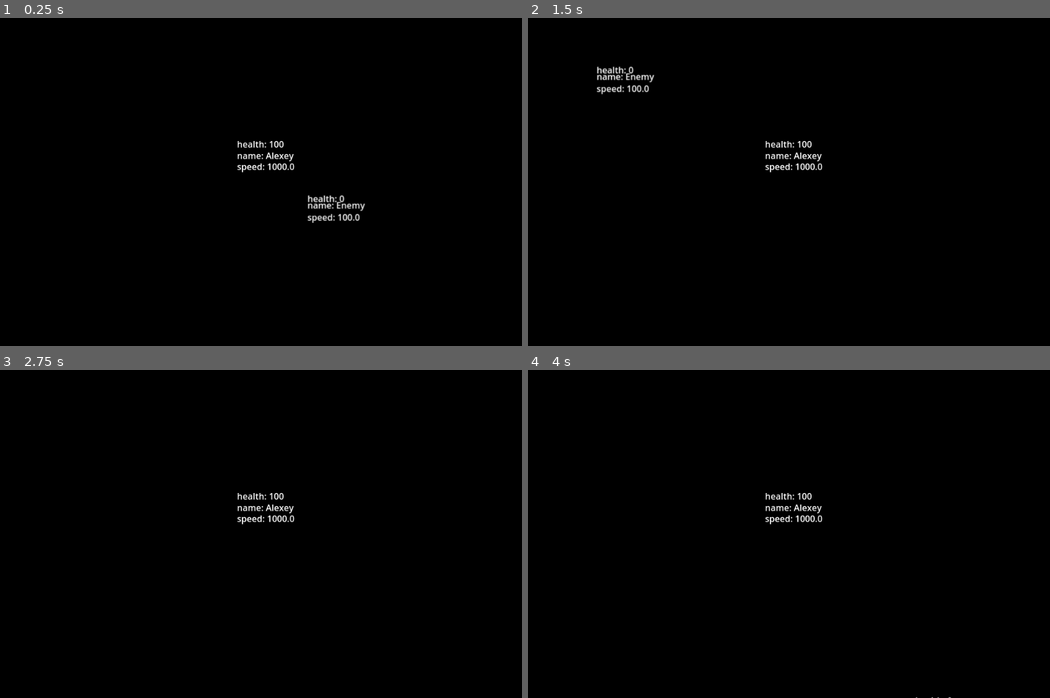
Above: before the commit, frames 1-4 (two rows, left to right).
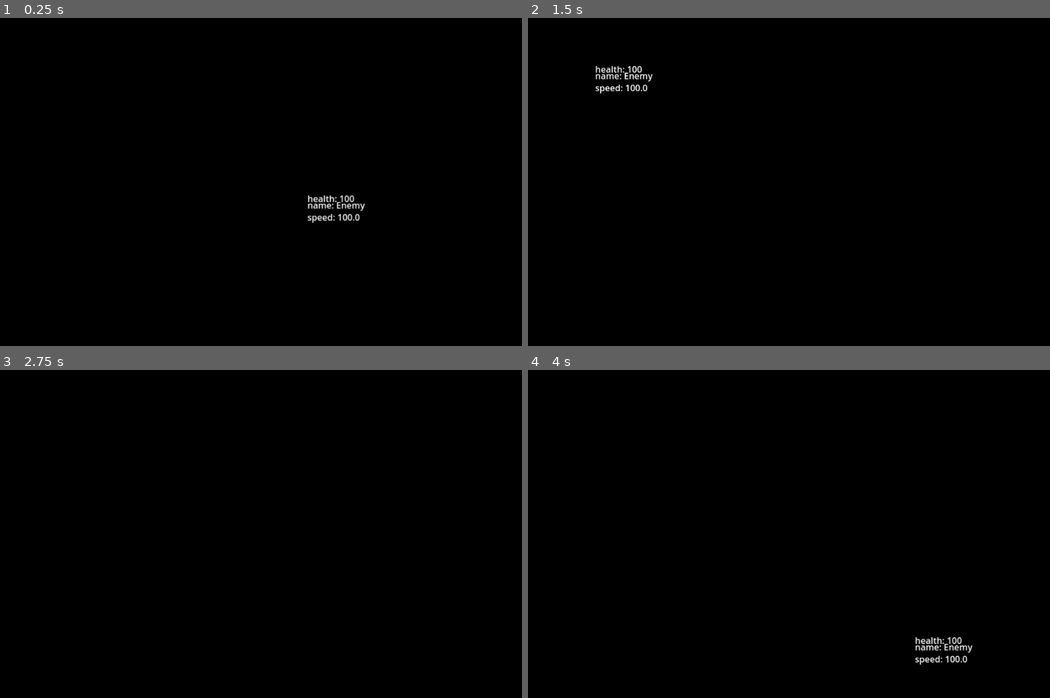
Above: after the commit, the same moments.

Repository: xxxxx-community/TheAihopGG-godot-wild-jam-80
Game: Godot game, scene res://scenes/objects/world/world.tscn
Two runs of this game, one before a commit and one after it. Both use one fixed random seed, a clock stepped at 60 frames per second and the inputs below.
Inputs (mouse positions are in pixels of both pictures, inside the frame that each line leads up to):
- Up to frame 1 (0.25 s): no input
- Up to frame 2 (1.5 s): tap Enter (ui_accept) at 0.5, 0.77, 1.07 s; move the mouse to (898, 165) at 0.52 s; hold D (move_right) 0.53-1.28 s; tap 1 (select_weapon_1, bound only after the commit) at 0.6 s; tap 2 (select_weapon_2, bound only after the commit) at 0.8, 1.35 s; move the mouse to (668, 198) at 1.27 s; hold Down (move_down) from 1.28 s (still down)
- Up to frame 3 (2.75 s): tap Enter (ui_accept) at 1.52, 1.82, 2 s; tap 3 (select_weapon_3, bound only after the commit) at 1.55, 2.1 s; move the mouse to (302, 461) at 2.02 s; release Down (move_down) at 2.03 s; hold D (move_right) from 2.03 s (still down); click (302, 461) at 2.3 s
- Up to frame 4 (4 s): tap Enter (ui_accept) at 2.75, 3.02, 3.05, 3.32, 3.6, 3.77 s; move the mouse to (747, 599) at 2.77 s; release D (move_right) at 2.78 s; hold Up (move_up) 2.78-3.53 s; click (747, 599) at 2.85 s; move the mouse to (940, 583) at 3.52 s; hold A (move_left) from 3.53 s (still down); tap 1 (select_weapon_1, bound only after the commit) at 3.8 s

The runs differ from the first frame. In frame 1, 0.4% of the frame differs, in the area x 45-68%, y 37-57%; in frame 2, 0.9%, in the area x 12-57%, y 14-48%; in frame 3, 0.4%; in frame 4, 0.8%.

Commit message:
feat: laser_bullet, bullet, player_bullet, PlayerWeapon, LaserWeapon, fixed many bugs

Diff:
--- a/project.godot
+++ b/project.godot
@@ -60,6 +60,26 @@
 , Object(InputEventKey,"resource_local_to_scene":false,"resource_name":"","device":-1,"window_id":0,"alt_pressed":false …(182 unchanged characters)…
 ]
 }
+select_weapon_1={
+"deadzone": 0.2,
+"events": [Object(InputEventKey,"resource_local_to_scene":false,"resource_name":"","device":-1,"window_id":0,"alt_pressed":false,"shift_pressed":false,"ctrl_pressed":false,"meta_pressed":false,"pressed":false,"keycode":0,"physical_keycode":49,"key_label":0,"unicode":49,"location":0,"echo":false,"script":null)
+]
+}
+shoot={
+"deadzone": 0.2,
+"events": [Object(InputEventMouseButton,"resource_local_to_scene":false,"resource_name":"","device":-1,"window_id":0,"alt_pressed":false,"shift_pressed":false,"ctrl_pressed":false,"meta_pressed":false,"button_mask":1,"position":Vector2(125, 18),"global_position":Vector2(134, 66),"factor":1.0,"button_index":1,"canceled":false,"pressed":true,"double_click":false,"script":null)
+]
+}
+select_weapon_2={
+"deadzone": 0.2,
+"events": [Object(InputEventKey,"resource_local_to_scene":false,"resource_name":"","device":-1,"window_id":0,"alt_pressed":false,"shift_pressed":false,"ctrl_pressed":false,"meta_pressed":false,"pressed":false,"keycode":0,"physical_keycode":50,"key_label":0,"unicode":50,"location":0,"echo":false,"script":null)
+]
+}
+select_weapon_3={
+"deadzone": 0.2,
+"events": [Object(InputEventKey,"resource_local_to_scene":false,"resource_name":"","device":-1,"window_id":0,"alt_pressed":false,"shift_pressed":false,"ctrl_pressed":false,"meta_pressed":false,"pressed":false,"keycode":0,"physical_keycode":51,"key_label":0,"unicode":51,"location":0,"echo":false,"script":null)
+]
+}
 
 [rendering]
 
--- a/scenes/characters/character/character.gd
+++ b/scenes/characters/character/character.gd
@@ -13,7 +13,12 @@
 @export_category("Movement")
 @export var speed: float
 @export var default_move_direction: Vector2 = Vector2.ZERO
-@export var movement_is_enabled: bool = true
+@export var movement_is_enabled: bool = true:
+	set(value):
+		if not value:
+			move_direction = Vector2.ZERO
+			velocity = Vector2.ZERO
+		movement_is_enabled = value
 @export var attack_is_enabled: bool = true
 @export_category("Health")
 @export var health: int
--- a/scenes/characters/player/player.gd
+++ b/scenes/characters/player/player.gd
@@ -1,10 +1,18 @@
 extends Character
 class_name Player
 
-@export var bullet: PackedScene
+@export var weapons: Array[Weapon]
+@export var default_weapon_index: int
+
+var total_weapon_index: int = default_weapon_index:
+	set(value):
+		if weapons:
+			if value < len(weapons):
+				total_weapon_index = value
+			else:
+				total_weapon_index = len(weapons) - 1
 
 func _ready():
-	assert(bullet)
 	GlobalVars.player = self
 	health_component.health = health
 	health_component.max_health = max_health
@@ -16,14 +24,15 @@
 	speed_label.visible = show_speed_label
 
 func _process(delta: float) -> void:
+	print(total_weapon_index)
 	move_direction = Input.get_vector("move_left", "move_right", "move_up", "move_down")
-	if Input.is_action_just_pressed("ui_accept"):
-		shoot()
+	if Input.is_action_just_pressed("shoot"):
+		if weapons:
+			weapons[total_weapon_index]._shoot(get_global_mouse_position(), ["enemy"])
+	if Input.is_action_just_pressed("select_weapon_1"):
+		total_weapon_index = 0
+	if Input.is_action_just_pressed("select_weapon_2"):
+		total_weapon_index = 1
+	if Input.is_action_just_pressed("select_weapon_3"):
+		total_weapon_index = 2
 	super._process(delta)
-
-func shoot():
-	print("Spawned")
-	var bullet_instance: Bullet = bullet.instantiate()
-	bullet_instance.target_groups = ["enemy"]
-	bullet_instance.target_global_position = get_global_mouse_position()
-	add_child(bullet_instance)
--- a/scenes/characters/player/player.tscn
+++ b/scenes/characters/player/player.tscn
@@ -1,14 +1,17 @@
-[gd_scene load_steps=5 format=3 uid="uid://dy3tbnu1cbd80"]
+[gd_scene load_steps=7 format=3 uid="uid://dy3tbnu1cbd80"]
 
 [ext_resource type="PackedScene" uid="uid://eef514p0jwil" path="res://scenes/characters/character/character.tscn" id="1_7uws0"]
 [ext_resource type="Script" uid="uid://c1fopkrigjctb" path="res://scenes/characters/player/player.gd" id="2_t61fv"]
-[ext_resource type="PackedScene" uid="uid://cxecsqpalmkf4" path="res://scenes/objects/bullets/bullet/bullet.tscn" id="3_686vu"]
+[ext_resource type="PackedScene" uid="uid://c2iuod4ue6usr" path="res://scenes/objects/weapons/player_weapon/player_weapon.tscn" id="3_686vu"]
+[ext_resource type="PackedScene" uid="uid://dfpmbkksexyf7" path="res://scenes/objects/weapons/laser_weapon/laser_weapon.tscn" id="4_hss88"]
+[ext_resource type="PackedScene" uid="uid://bwhhyf1kj0p2b" path="res://scenes/objects/bullets/laser_bullet/laser_bullet.tscn" id="5_qd3e3"]
 
 [sub_resource type="CircleShape2D" id="CircleShape2D_686vu"]
 
-[node name="Player" groups=["player"] instance=ExtResource("1_7uws0")]
+[node name="Player" node_paths=PackedStringArray("weapons") groups=["player"] instance=ExtResource("1_7uws0")]
 script = ExtResource("2_t61fv")
-bullet = ExtResource("3_686vu")
+weapons = [NodePath("Weapons/PlayerWeapon"), NodePath("Weapons/LaserWeapon")]
+default_weapon_index = 0
 character_name = "Alexey"
 speed = 100.0
 health = 100
@@ -40,3 +43,13 @@
 offset_top = -60.0
 offset_right = 20.0
 offset_bottom = -37.0
+
+[node name="Weapons" type="Node" parent="." index="7"]
+
+[node name="PlayerWeapon" parent="Weapons" index="0" node_paths=PackedStringArray("parent") instance=ExtResource("3_686vu")]
+parent = NodePath("../..")
+
+[node name="LaserWeapon" parent="Weapons" index="1" node_paths=PackedStringArray("parent") instance=ExtResource("4_hss88")]
+bullet = ExtResource("5_qd3e3")
+duration = 1.0
+parent = NodePath("../..")
--- a/scenes/objects/bullets/bullet/bullet.gd
+++ b/scenes/objects/bullets/bullet/bullet.gd
@@ -4,6 +4,7 @@
 @export var speed: float = 1000
 @export var damage: int = 10
 @export var lifetime: float = 10
+@export var delete_after_hit: bool = true
 
 @onready var attack_area: Area2D = get_node("%AttackArea")
 @onready var animation_player: AnimationPlayer = get_node("%AnimationPlayer")
@@ -12,9 +13,15 @@
 var move_direction: Vector2
 var target_groups: Array[String]
 var target_global_position: Vector2
+var parent: Character
+
+signal lifetime_expired()
+signal hit(character: Character)
 
 func _ready():
+	global_position = parent.global_position
 	move_direction = (target_global_position - global_position).normalized()
+	look_at(target_global_position)
 	lifetime_timer.start(lifetime)
 
 func _process(_delta):
@@ -34,7 +41,10 @@
 		if GlobalVars.AnimationsNames.hit in animation_player.get_animation_list():
 			target.play(GlobalVars.AnimationsNames.hit)
 		else:
-			queue_free()
+			hit.emit(target)
+			if delete_after_hit:
+				queue_free()
 
 func _on_lifetime_timer_timeout() -> void:
+	lifetime_expired.emit()
 	queue_free()
--- /dev/null
+++ b/scenes/objects/bullets/laser_bullet/laser_bullet.gd
@@ -0,0 +1,11 @@
+extends Bullet
+
+func _ready():
+	super._ready()
+	parent.movement_is_enabled = false
+
+func _on_lifetime_expired() -> void:
+	parent.movement_is_enabled = true
+
+func _on_hit(_character: Character) -> void:
+	parent.movement_is_enabled = true
--- /dev/null
+++ b/scenes/objects/bullets/laser_bullet/laser_bullet.tscn
@@ -0,0 +1,21 @@
+[gd_scene load_steps=4 format=3 uid="uid://bwhhyf1kj0p2b"]
+
+[ext_resource type="PackedScene" uid="uid://cxecsqpalmkf4" path="res://scenes/objects/bullets/bullet/bullet.tscn" id="1_17wxl"]
+[ext_resource type="Script" uid="uid://bn321mjyexsjt" path="res://scenes/objects/bullets/laser_bullet/laser_bullet.gd" id="2_wsrww"]
+
+[sub_resource type="RectangleShape2D" id="RectangleShape2D_wsrww"]
+size = Vector2(665, 49)
+
+[node name="LaserBullet" instance=ExtResource("1_17wxl")]
+script = ExtResource("2_wsrww")
+speed = 0.0
+damage = 100
+lifetime = 0.6
+delete_after_hit = false
+
+[node name="CollisionShape2D" parent="AttackArea" index="0"]
+position = Vector2(317, 1)
+shape = SubResource("RectangleShape2D_wsrww")
+
+[connection signal="hit" from="." to="." method="_on_hit"]
+[connection signal="lifetime_expired" from="." to="." method="_on_lifetime_expired"]
--- a/scenes/objects/bullets/player_bullet/player_bullet.tscn
+++ b/scenes/objects/bullets/player_bullet/player_bullet.tscn
@@ -6,7 +6,7 @@
 size = Vector2(13.5, 13.5)
 
 [node name="PlayerBullet" instance=ExtResource("1_7dot4")]
-damage = 100
+damage = 50
 
 [node name="CollisionShape2D" parent="AttackArea" index="0"]
 shape = SubResource("RectangleShape2D_7dot4")
--- /dev/null
+++ b/scenes/objects/weapons/laser_weapon/laser_weapon.tscn
@@ -0,0 +1,12 @@
+[gd_scene load_steps=3 format=3 uid="uid://dfpmbkksexyf7"]
+
+[ext_resource type="PackedScene" uid="uid://cmf2avpjyp04f" path="res://scenes/objects/weapons/weapon/weapon.tscn" id="1_qx014"]
+
+[sub_resource type="GDScript" id="GDScript_qx014"]
+script/source = "extends Weapon
+"
+
+[node name="LaserWeapon" instance=ExtResource("1_qx014")]
+script = SubResource("GDScript_qx014")
+bullet = null
+duration = 3.0
--- /dev/null
+++ b/scenes/objects/weapons/player_weapon/player_weapon.tscn
@@ -0,0 +1,7 @@
+[gd_scene load_steps=2 format=3 uid="uid://c2iuod4ue6usr"]
+
+[ext_resource type="PackedScene" uid="uid://cmf2avpjyp04f" path="res://scenes/objects/weapons/weapon/weapon.tscn" id="1_m11jn"]
+
+[node name="PlayerWeapon" instance=ExtResource("1_m11jn")]
+
+[connection signal="timeout" from="Timers/DurationTimer" to="." method="_on_duration_timer_timeout"]
--- /dev/null
+++ b/scenes/objects/weapons/weapon/weapon.gd
@@ -0,0 +1,27 @@
+extends Node
+class_name Weapon
+
+@export var bullet: PackedScene
+@export var duration: float = 1
+@export var parent: Character
+
+@onready var duration_timer: Timer = get_node("%DurationTimer")
+
+var can_shoot: bool = true
+
+func _ready():
+	assert(bullet)
+
+func _shoot(target_vector: Vector2, target_groups: Array):
+	print(can_shoot)
+	if can_shoot:
+		var bullet_instance: Bullet = bullet.instantiate()
+		bullet_instance.target_groups = ["enemy"]
+		bullet_instance.target_global_position = target_vector
+		bullet_instance.parent = parent
+		add_child(bullet_instance)
+		can_shoot = false
+		duration_timer.start(duration)
+
+func _on_duration_timer_timeout() -> void:
+	can_shoot = true
--- /dev/null
+++ b/scenes/objects/weapons/weapon/weapon.tscn
@@ -0,0 +1,16 @@
+[gd_scene load_steps=3 format=3 uid="uid://cmf2avpjyp04f"]
+
+[ext_resource type="Script" uid="uid://c1tn5450pts6q" path="res://scenes/objects/weapons/weapon/weapon.gd" id="1_4hdlk"]
+[ext_resource type="PackedScene" uid="uid://cf4vk2qcx8iuf" path="res://scenes/objects/bullets/player_bullet/player_bullet.tscn" id="2_6sbbx"]
+
+[node name="Weapon" type="Node"]
+script = ExtResource("1_4hdlk")
+bullet = ExtResource("2_6sbbx")
+duration = 0.1
+
+[node name="Timers" type="Node" parent="."]
+
+[node name="DurationTimer" type="Timer" parent="Timers"]
+unique_name_in_owner = true
+
+[connection signal="timeout" from="Timers/DurationTimer" to="." method="_on_duration_timer_timeout"]
--- a/scenes/objects/world/world.tscn
+++ b/scenes/objects/world/world.tscn
@@ -1,9 +1,8 @@
-[gd_scene load_steps=6 format=3 uid="uid://osff4b4kntj4"]
+[gd_scene load_steps=5 format=3 uid="uid://osff4b4kntj4"]
 
 [ext_resource type="Script" uid="uid://8n87xxfrg1wu" path="res://scenes/objects/world/world.gd" id="1_gmxm5"]
 [ext_resource type="PackedScene" uid="uid://5bh1m3ruoeml" path="res://scenes/objects/world_borders/world_borders.tscn" id="3_3kq53"]
 [ext_resource type="PackedScene" uid="uid://dy3tbnu1cbd80" path="res://scenes/characters/player/player.tscn" id="3_neq0c"]
-[ext_resource type="PackedScene" uid="uid://cf4vk2qcx8iuf" path="res://scenes/objects/bullets/player_bullet/player_bullet.tscn" id="4_a5r84"]
 [ext_resource type="PackedScene" uid="uid://dxspf3653vgjx" path="res://scenes/characters/enemies/enemy/enemy.tscn" id="4_neq0c"]
 
 [node name="World" type="Node2D"]
@@ -15,14 +14,11 @@
 
 [node name="Characters" type="Node" parent="."]
 
-[node name="Player" parent="Characters" instance=ExtResource("3_neq0c")]
-bullet = ExtResource("4_a5r84")
-speed = 1000.0
-invulnerability_time = 2.0
-show_health_label = true
-show_name_label = true
-show_speed_label = true
-
 [node name="Enemy" parent="Characters" node_paths=PackedStringArray("default_target") instance=ExtResource("4_neq0c")]
 position = Vector2(129, 90)
 default_target = NodePath("../Player")
+health = 100
+max_health = 100
+
+[node name="Player" parent="Characters" instance=ExtResource("3_neq0c")]
+speed = 1000.0
Not shown, added: scenes/objects/bullets/laser_bullet/laser_bullet.gd.uid
Not shown, added: scenes/objects/weapons/weapon/weapon.gd.uid
